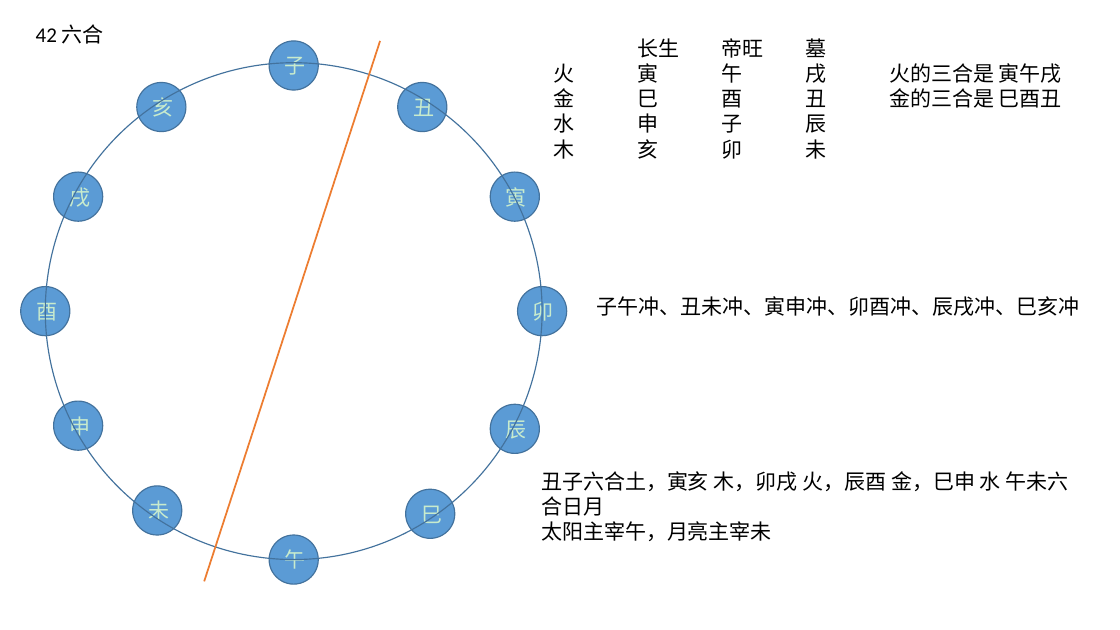
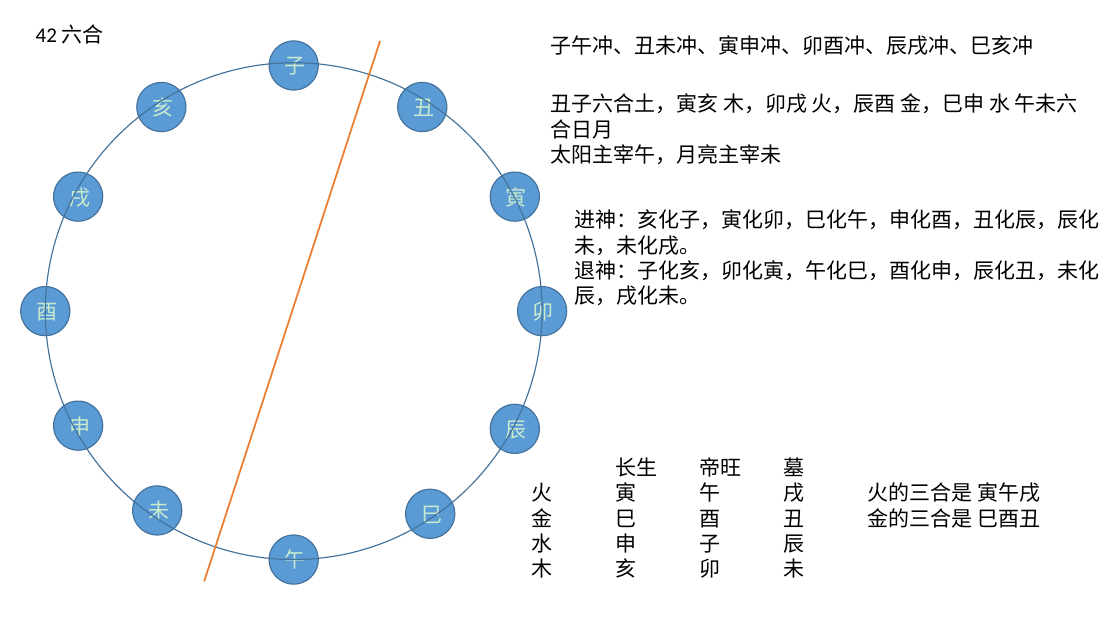
Before and after one commit to JasonBourne33/cNote, a slide deck: slide 5 of prophecy/学魔法.pptx. Drawn at 1120x630 pixels with LibreOffice and Linux fonts; fonts in the diff are those of the drawing. Boxes give left, top, right and bottom in pixels: in the first picture for what was removed or moved away, otherwise in the second. Text is boxed around its words. In the diff, an @@ line names an element or a change of style, - is before the commit and + after.

```diff
--- a/prophecy/学魔法.pptx
+++ b/prophecy/学魔法.pptx
@@ text "子午冲、丑未冲、寅申冲、卯酉冲、辰戌冲、巳亥冲": place and size @@
-text "子午冲、丑未冲、寅申冲、卯酉冲、辰戌冲、巳亥冲" at (596, 296, 1079, 316)
+text "子午冲、丑未冲、寅申冲、卯酉冲、辰戌冲、巳亥冲" at (550, 35, 1033, 55)
@@ text "丑子六合土，寅亥 木，卯戌 火，辰酉 金，巳申 水 ...": place and size @@
-text "丑子六合土，寅亥 木，卯戌 火，辰酉 金，巳申 水 ..." at (541, 471, 1069, 541)
+text "丑子六合土，寅亥 木，卯戌 火，辰酉 金，巳申 水 ..." at (550, 93, 1078, 164)
@@ text added at (575, 209, 1100, 305), 18 pt, text #000000 @@
+进神：亥化子，寅化卯，巳化午，申化酉，丑化辰，辰化未，未化戌。
+退神：子化亥，卯化寅，午化巳，酉化申，辰化丑，未化辰，戌化未。
@@ text "长生 帝旺 墓": place and size @@
-text "长生 帝旺 墓" at (637, 38, 1062, 108)
+text "长生 帝旺 墓" at (615, 457, 1040, 528)
```
Also in this commit, not shown: 3 other files.
